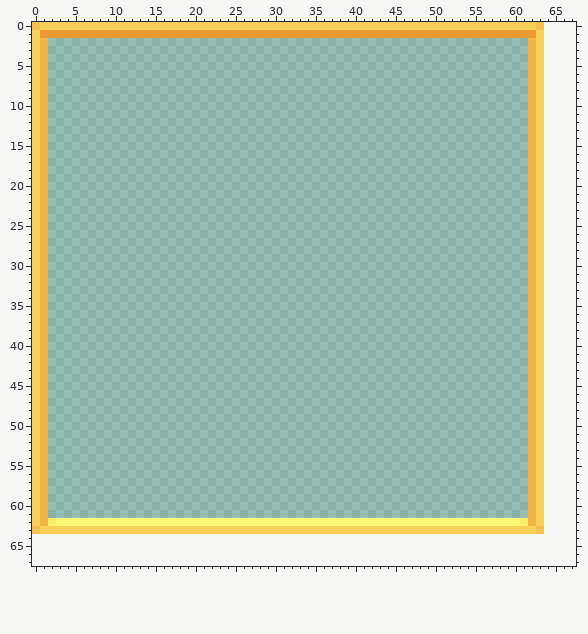
Edited in one commit: sprite sheet (border.png). Above, as it was before the edit.
The file is 64x64 pixels. Colours within 5 levels of each other are drawn and written as one. The old version is drawn lined up with the new one, on the new canvas.
The same view after the edit:
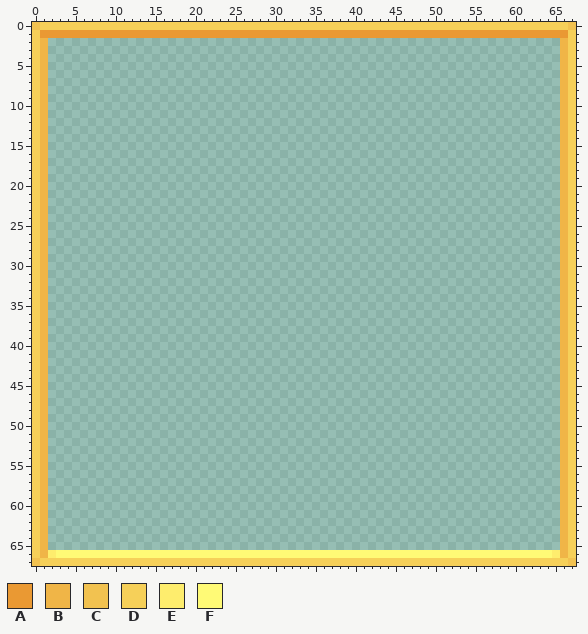
Palette (. is transparent): A #ea9933  B #f0b547  C #f2c250  D #f6d059  E #feed6d  F #fffa76
Author's note on the commit: Fix border overlapping portrait
Edits made:
canvas 64x64 -> 68x68
y 0: x 63..67 C.... -> DDDDC
y 1: x 63..67 D.... -> AAAAD
y 2..61: x 62..63 BD -> ..; x 66..67 .. -> BD
y 62: x 2..63 EFFFFFFFFFFFFFFFFFFFFFFFFFFFFFFFFFFFFFFFFFFFFFFFFFFFFFFFFFFEBD -> ..............................................................; x 66..67 .. -> BD
y 63: x 0..63 CDDDDDDDDDDDDDDDDDDDDDDDDDDDDDDDDDDDDDDDDDDDDDDDDDDDDDDDDDDDDDDC -> DB..............................................................; x 66..67 .. -> BD
y 64..65: x 0..1 .. -> DB; x 66..67 .. -> BD
y 66: x 0..67 .................................................................... -> DBEFFFFFFFFFFFFFFFFFFFFFFFFFFFFFFFFFFFFFFFFFFFFFFFFFFFFFFFFFFFFFFEBD
y 67: x 0..67 .................................................................... -> CDDDDDDDDDDDDDDDDDDDDDDDDDDDDDDDDDDDDDDDDDDDDDDDDDDDDDDDDDDDDDDDDDDC
Changed places in both pictures, as pixel boxes (x1, y1, x2, y2):
changed: (32, 22, 576, 566)
